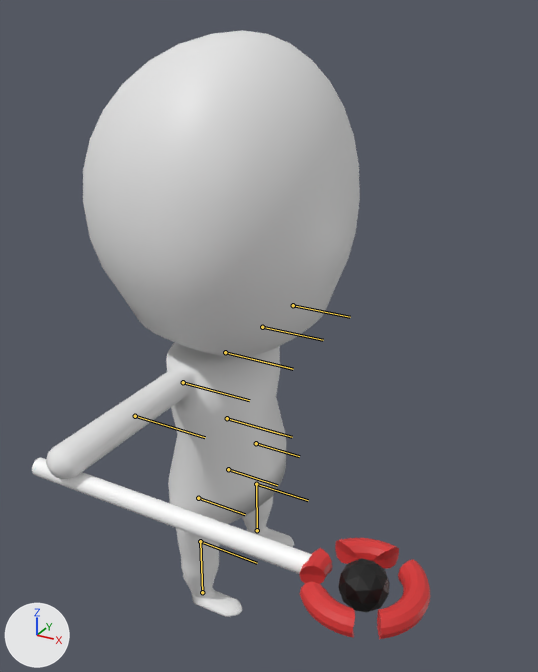
The FBX model 2023_04_TeamProject/Resource/player/Player.fbx: old version first, new version second.
One viewpoint serves both versions: a 50 mm lens placed at (1.227, -2.003, 2.04), pointed at (0.154, -0.052, 1.064). The axes (+X, +Y, +Z) are drawn at lower left. The lights are the same throughout. The bones that bend it are drawn over the model as lines.

In view in the first picture: '円柱.005', '球.001', '球.002_球.001'.
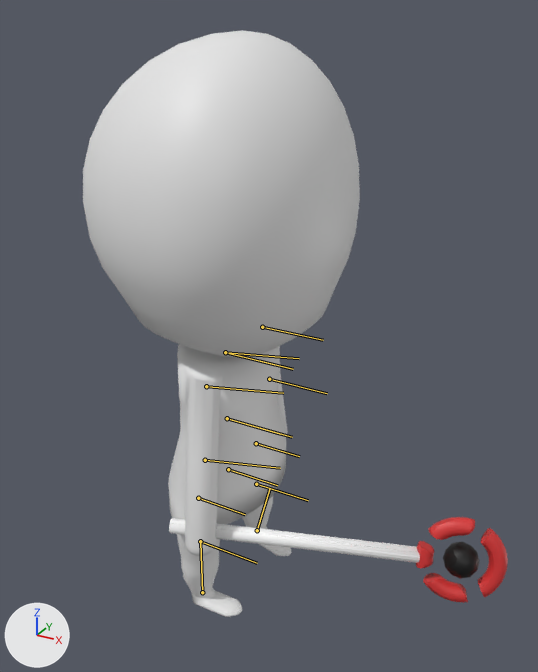
The newer file adds an action. The first version stands in its rest pose; the second is drawn at frame 1 of the action 'アーマチュア.004|Stop.001'.

The change in detail:
Bone 'L_Arm_2' (bone_l_arm_2) turns from (0, 0, 0) to (0, -77, 0) degrees about its own x, y and z.
Bone 'R_Arm_1' (bone_r_arm_1) turns from (0, 0, 0) to (0, 0, -18) degrees about its own x, y and z.
Bone 'R_Arm_2' (bone_r_arm_2) turns from (0, 0, 0) to (0, 77, 0) degrees about its own x, y and z.
Bone 'L_Fut_4' (bone_l_fut_4) turns from (0, 0, 0) to (3, -2, 14) degrees about its own x, y and z.

Where the change shows, as pixel boxes (x1, y1, x2, y2) in the pictures (538 x 672 px):
'円柱.005', posed
    before: (46, 343, 294, 617)
    after: (168, 344, 292, 617)
'球.002_球.001', no longer drawn
    before: (32, 458, 430, 639)
'球.002', now drawn
    after: (169, 517, 508, 603)
bone 'R_Arm_1', root to tip
    before: (225, 352) to (291, 368)
    after: (225, 352) to (299, 358)
bone 'R_Arm_2', root to tip
    before: (183, 382) to (249, 400)
    after: (206, 386) to (283, 393)
bone 'L_Fut_4', root to tip
    before: (257, 530) to (256, 484)
    after: (257, 530) to (270, 488)
